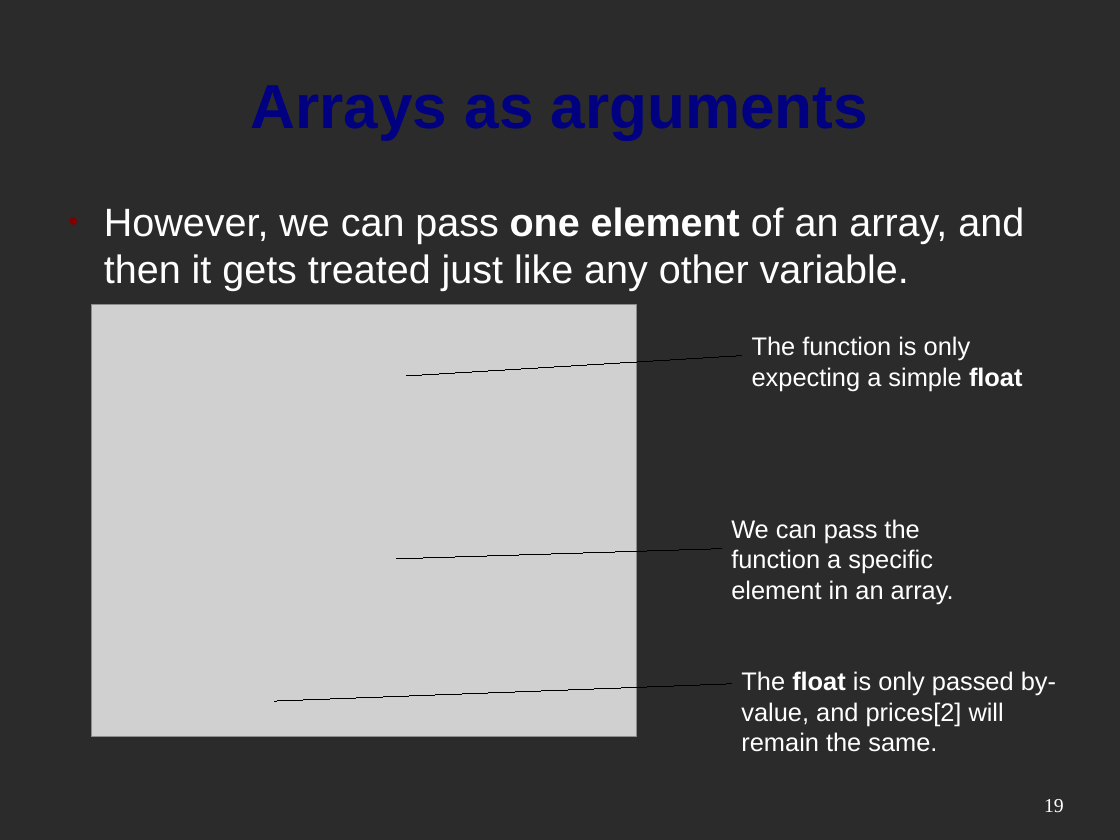
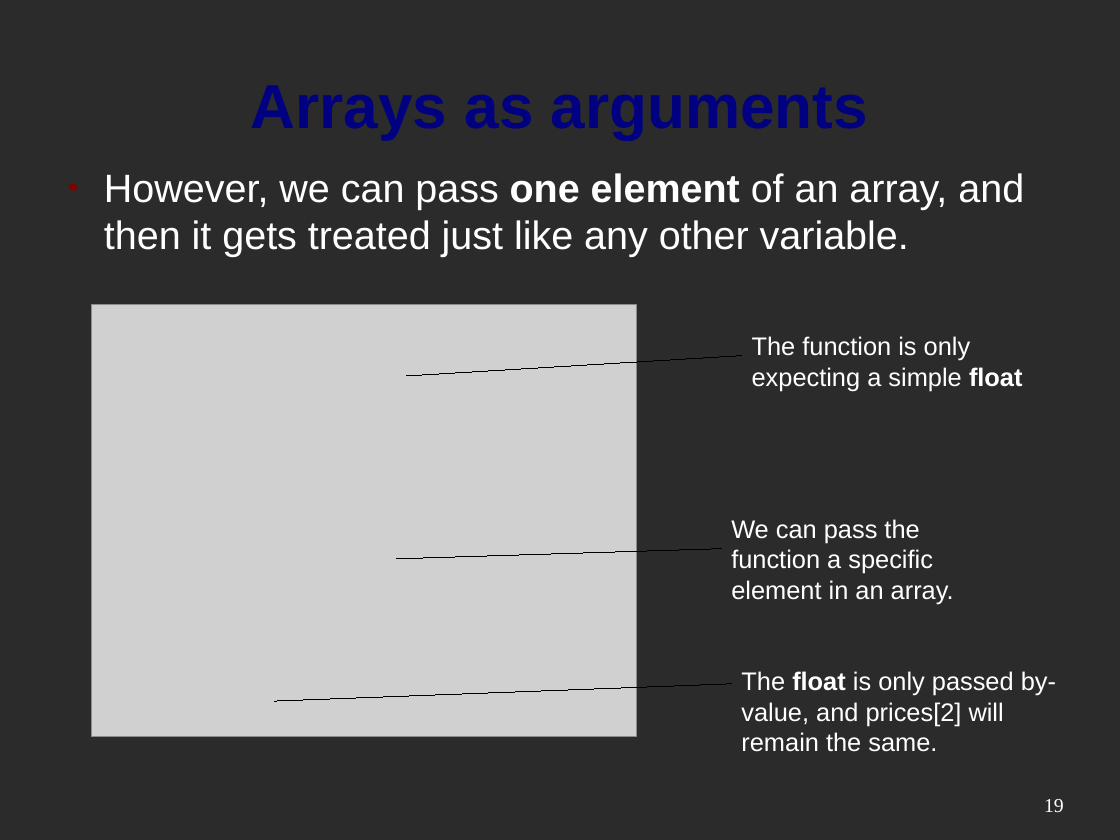
Before and after one commit to mactwist555/CPP-Course, a slide deck: slide 19 of Week 02/3 Arrays.odp. Drawn at 1120x840 pixels with LibreOffice and Linux fonts; fonts in the diff are those of the drawing; grey boxes stand for pictures; background and template pictures are left out; a plain dark background stands for a picture behind light text. Boxes give left, top, right and bottom in pixels: in the first picture for what was removed or moved away, otherwise in the second. Text is boxed around its words. In the diff, an @@ line names an element or a change of style, - is before the commit and + after.

Commit message:
fixed mistake in arrays presentation

```diff
--- a/Week 02/3 Arrays.odp
+++ b/Week 02/3 Arrays.odp
@@ text "However, we can pass one ..." moved from (x1=104, y1=207, x2=1024, y2=291) to (x1=104, y1=173, x2=1024, y2=257) @@
```
Also in this commit, not shown: 2 other slides changed.
